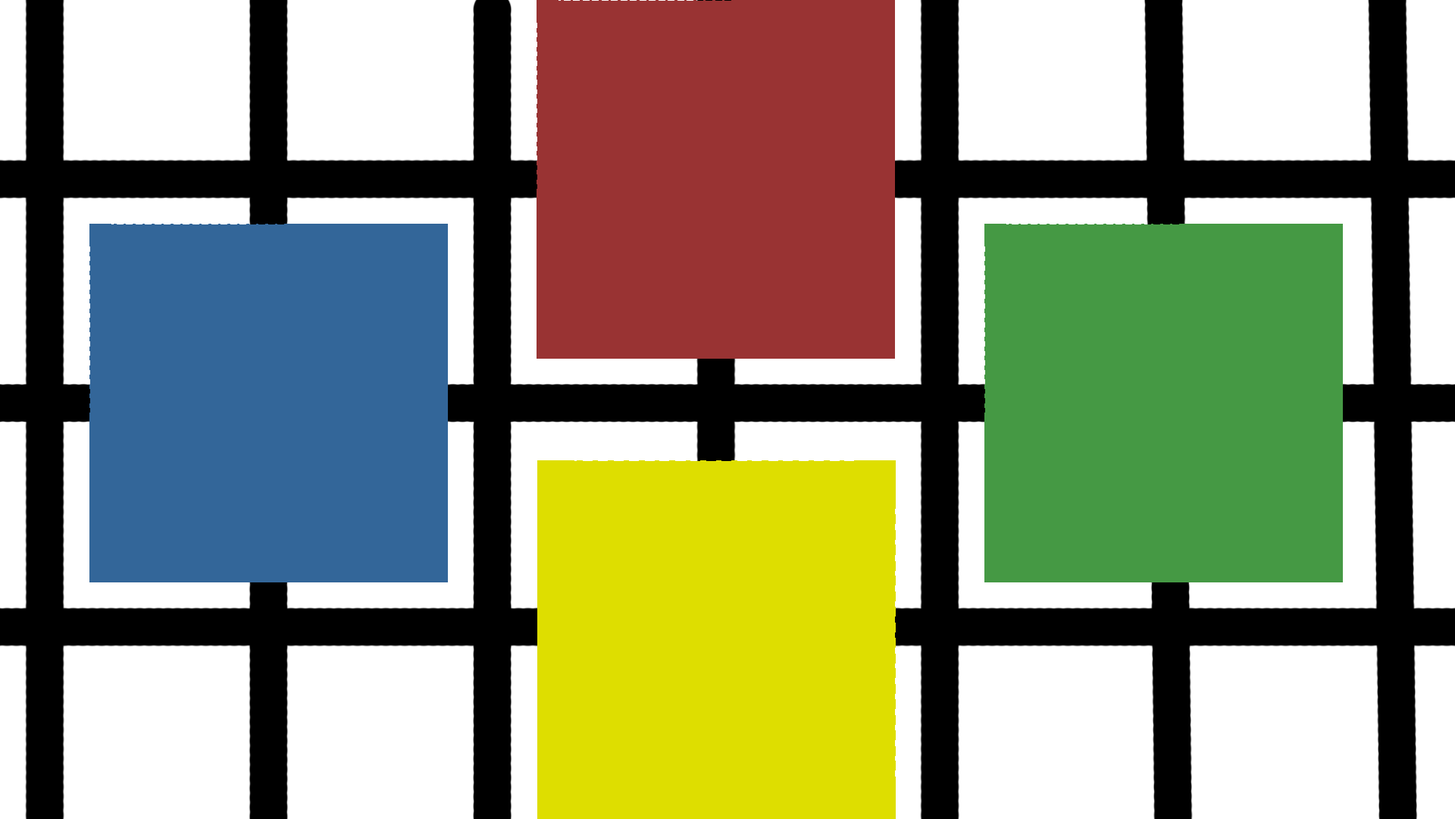
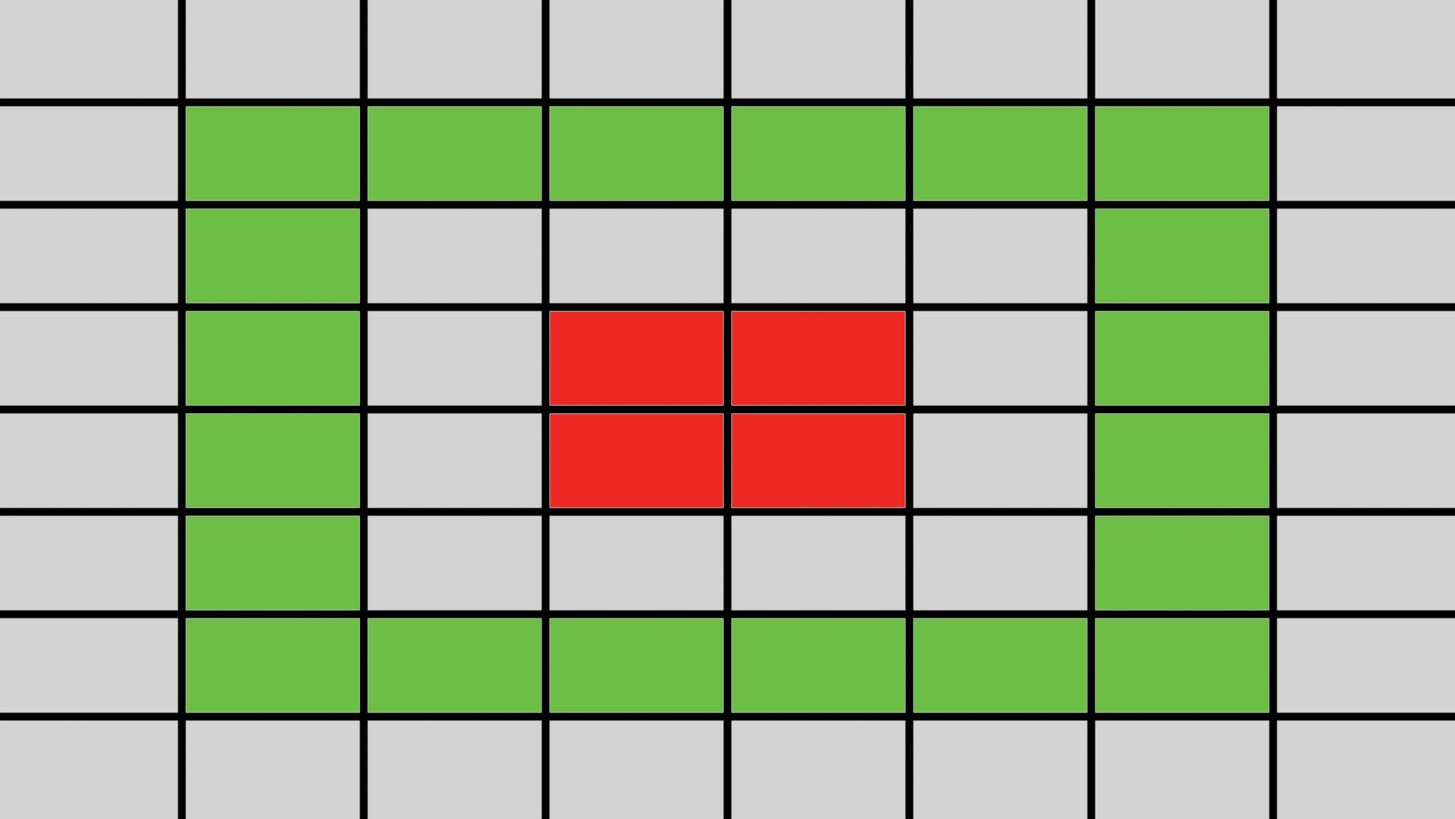
Comparing the layer stacks of the two 1455×819 images. Changes:
painted on "Red" over [536, 0, 906, 508]
painted on "Green" over [186, 106, 1344, 712]
removed layer "Yellow" over [537, 460, 896, 819]
removed layer "Grid" over [0, 0, 1455, 819]
removed layer "Background" over [0, 0, 1455, 819]
renamed "Blue" to "Gray", moved it below "Green", painted on it over [0, 0, 1455, 819]
